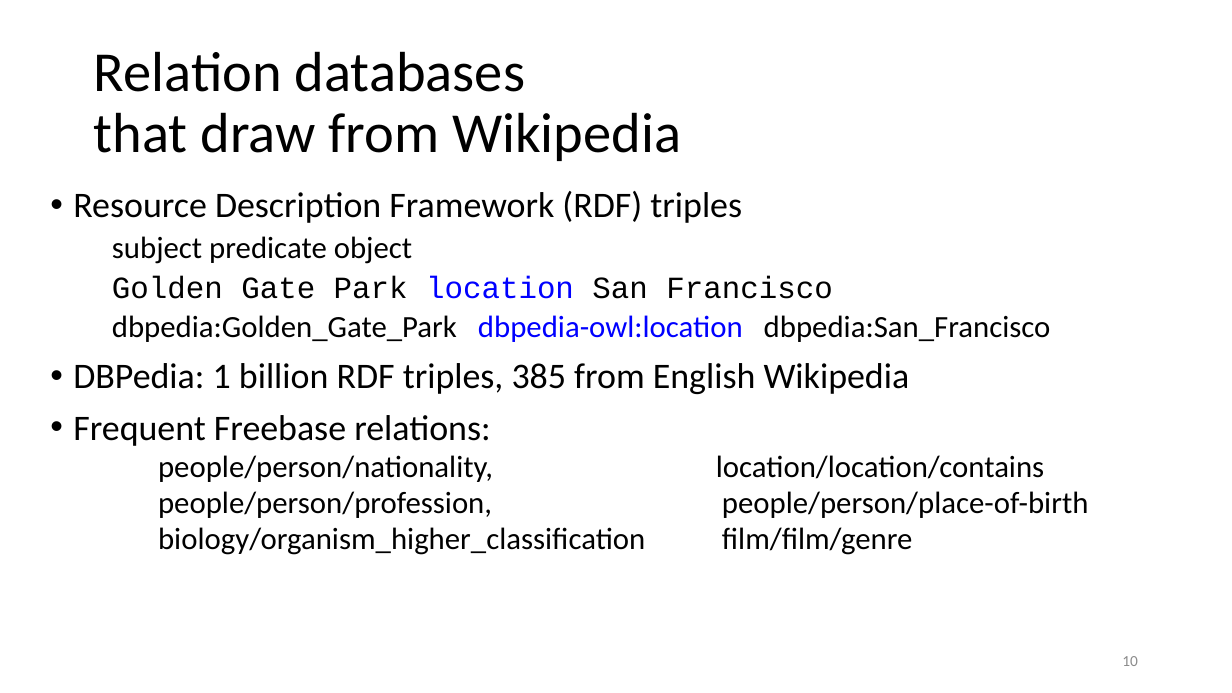
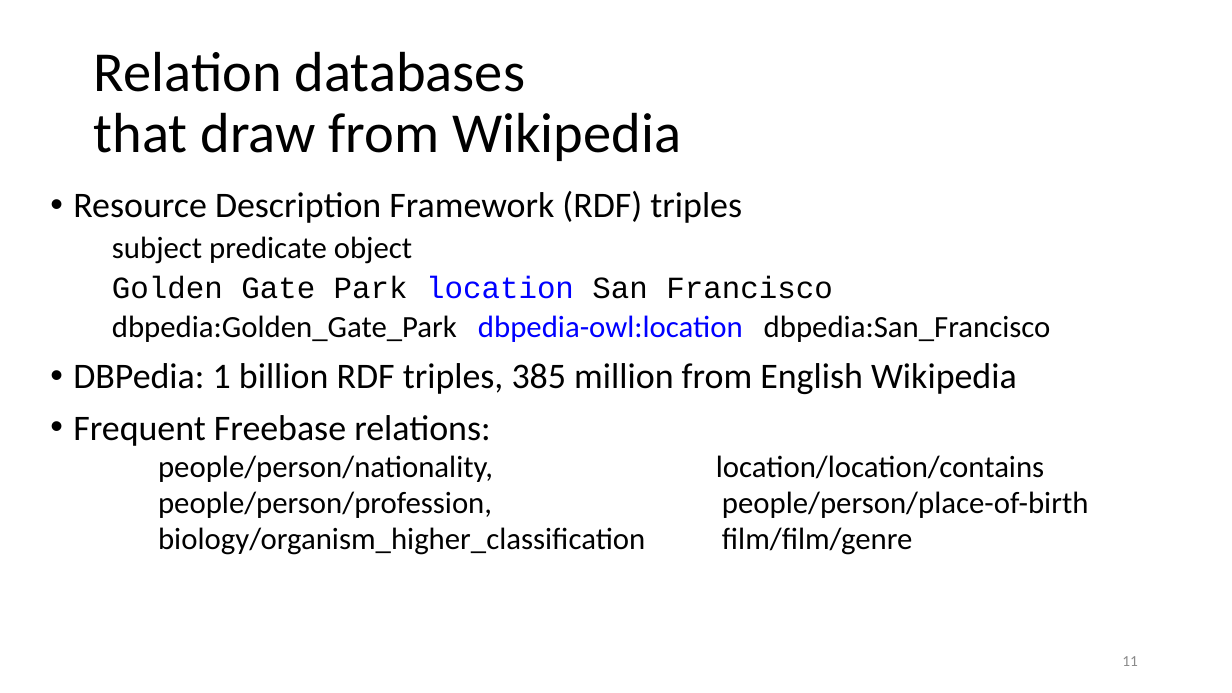
Before and after one commit to aritter/aritter.github.io, a slide deck: slide 11 of courses/5525_slides/relation_extraction.pptx (slide 10 before the commit). Drawn at 1232x693 pixels with LibreOffice and Linux fonts; fonts in the diff are those of the drawing. Boxes give left, top, right and bottom in pixels: in the first picture for what was removed or moved away, otherwise in the second. Text is boxed around its words. In the diff, an @@ line names an element or a change of style, - is before the commit and + after.

```diff
--- a/courses/5525_slides/relation_extraction.pptx
+++ b/courses/5525_slides/relation_extraction.pptx
@@ text at <box>73,363,1017,394</box>: text changed @@
-• DBPedia: 1 billion RDF triples, 385 from English Wikipedia
+• DBPedia: 1 billion RDF triples, 385 million from English Wikipedia
@@ page number at <box>1122,656,1138,666</box>: text changed @@
-10
+11
```
Also in this commit, not shown: 2 other slides changed, 2 slides added, 3 other files.
